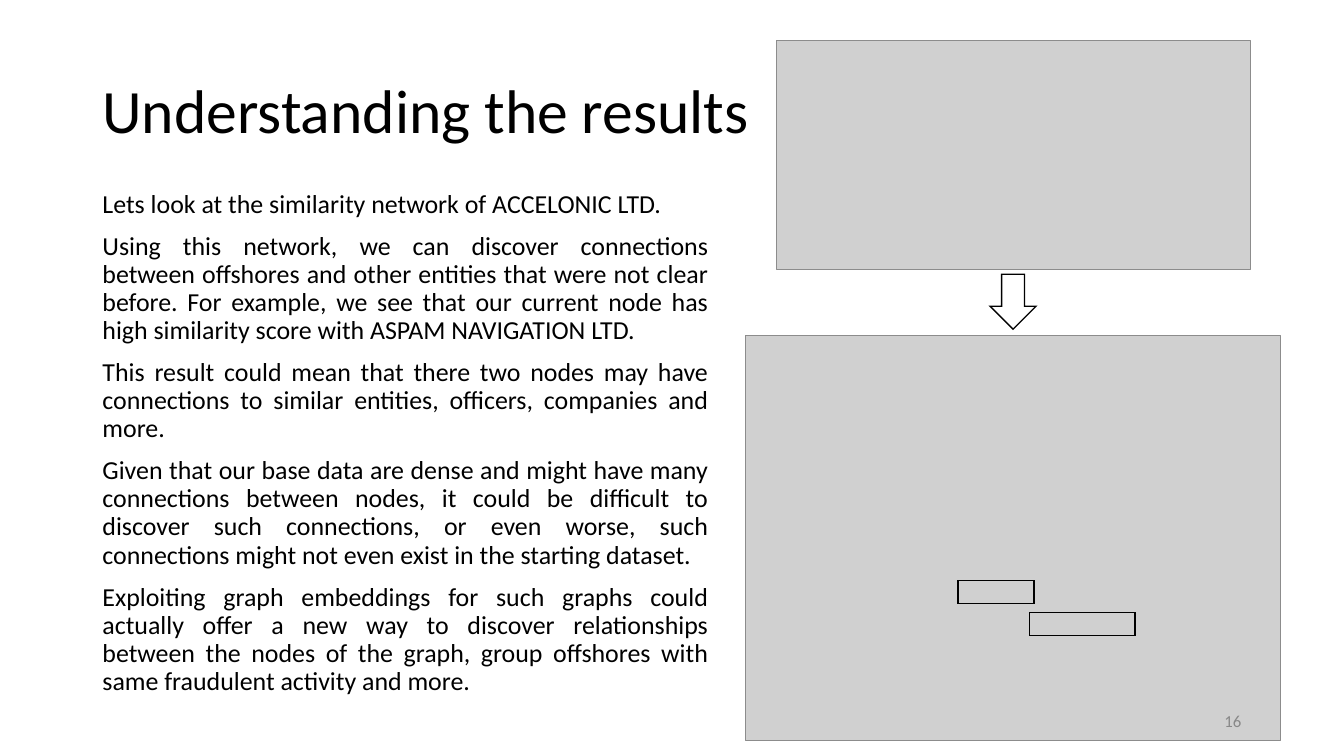
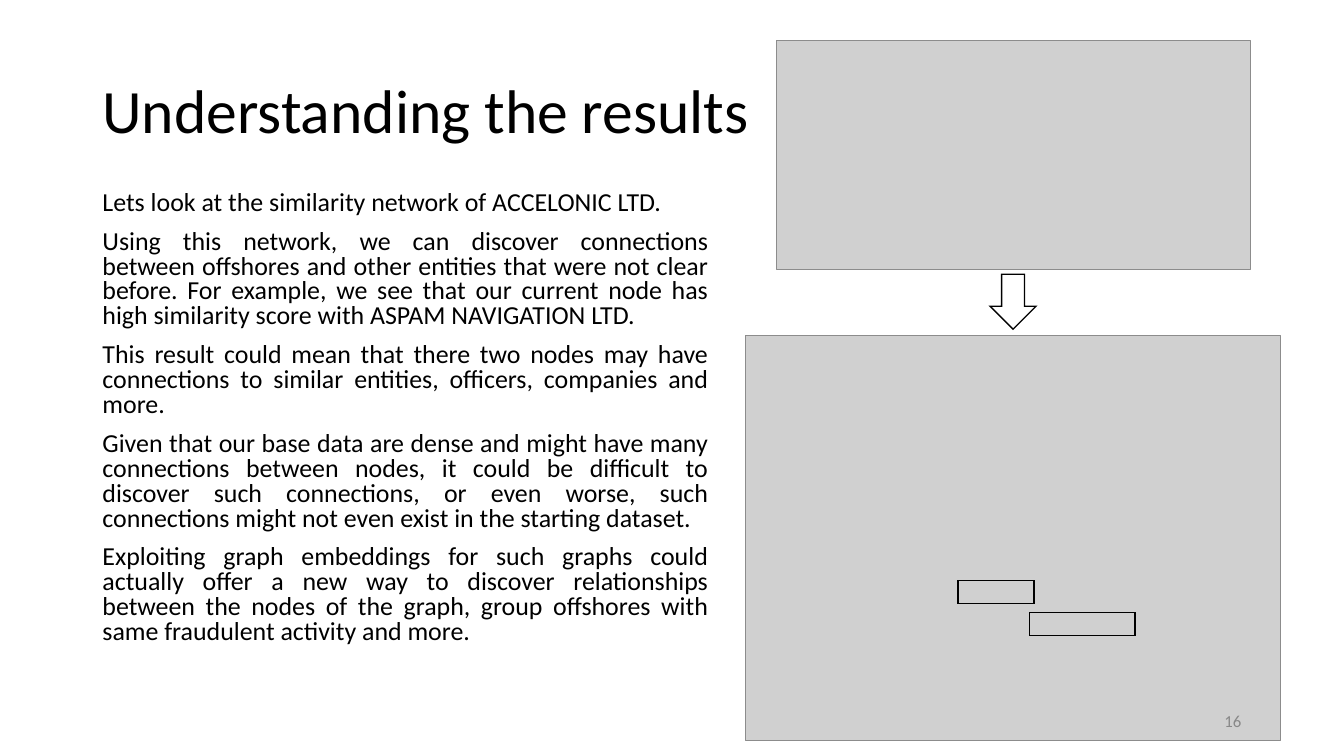
Before and after one commit to MChatzakis/Panama-Papers-Analysis, a slide deck: slide 16 of Presentation/PanamaPapers.pptx. Drawn at 1344x756 pixels with LibreOffice and Linux fonts; fonts in the diff are those of the drawing; grey boxes stand for pictures. Boxes give left, top, right and bottom in pixels: in the first picture for what was removed or moved away, otherwise in the second. Text is boxed around its words. In the diff, an @@ line names an element or a change of style, - is before the commit and + after.

```diff
--- a/Presentation/PanamaPapers.pptx
+++ b/Presentation/PanamaPapers.pptx
@@ text "Lets look at the similarity ..." at (102, 193, 708, 645): line spacing 0.9 to 0.8 @@
```
